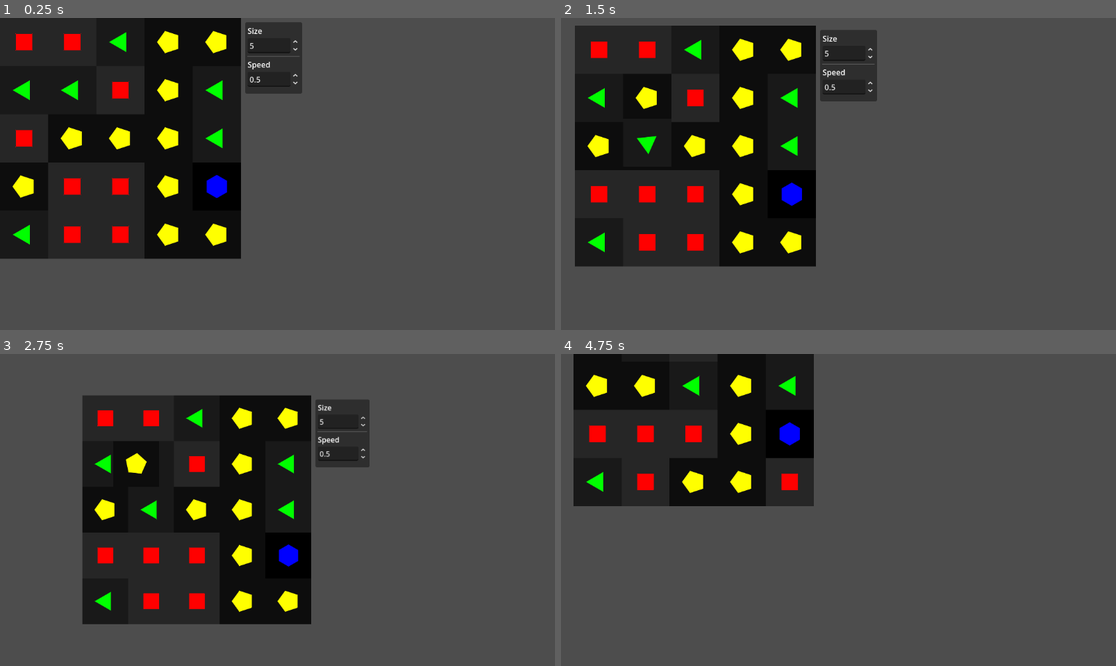
Above: before the commit, frames 1-4 (two rows, left to right).
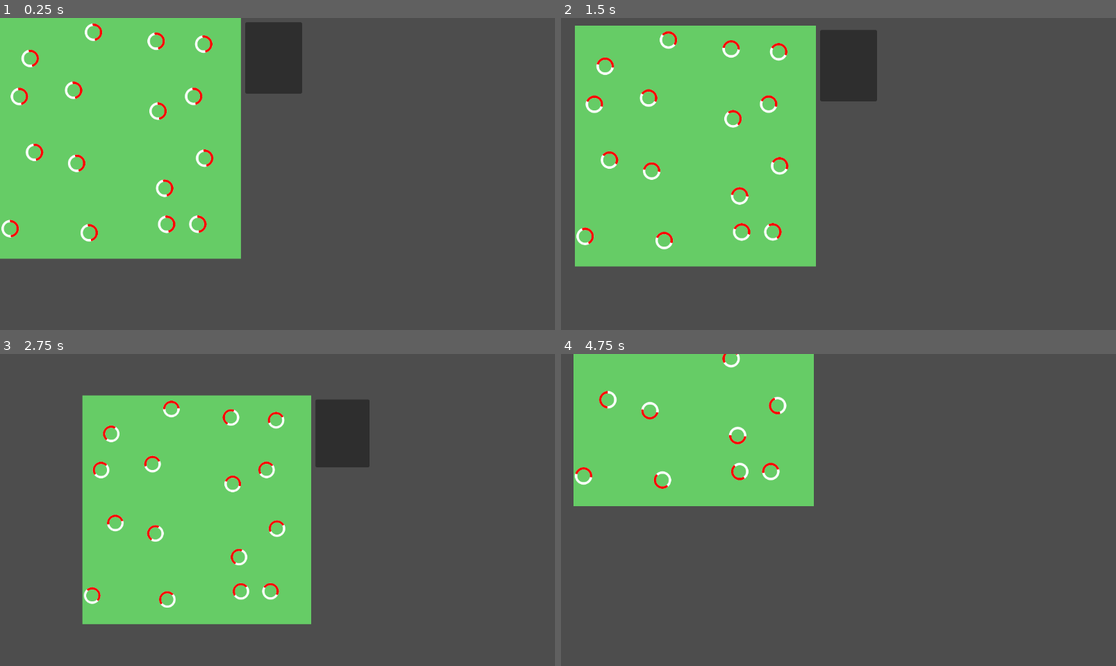
Above: after the commit, the same moments.

Repository: ErikSeewald/Pronicula
Game: Godot game, scene res://scenes/Hamsters.tscn
Same seed, same stepped clock (60 frames per second), same inputs: the game is played once before the commit and once after it. Before the commit the project starts from res://scenes/ColorRect2D.tscn.
Inputs (mouse positions are in pixels of both pictures, inside the frame that each line leads up to):
- Up to frame 1 (0.25 s): no input
- Up to frame 2 (1.5 s): move the mouse to (960, 158) at 0.52 s; hold Middle mouse button (move_around) 0.53-1.25 s; click (960, 158) at 0.67 s; drag from (727, 189) to (810, 236) at 1.27 s
- Up to frame 3 (2.75 s): move the mouse to (333, 441) at 2.02 s; tap Mouse wheel down (zoom_out) at 2.1 s; click (333, 441) at 2.17 s
- Up to frame 4 (4.75 s): drag from (810, 572) to (672, 463) at 2.77 s; move the mouse to (1005, 556) at 3.52 s; tap Mouse wheel up (zoom_in) at 3.6 s; click (1005, 556) at 3.67 s; drag from (672, 463) to (755, 432) at 4.27 s

The runs differ from the first frame. In frame 1, 34% of the frame differs, in the area x 0-54%, y 0-78%; in frame 2, 34%, in the area x 2-57%, y 2-80%; in frame 3, 30%; in frame 4, 21%.

Commit message:
begin hamster shader

Diff:
--- a/project.godot
+++ b/project.godot
@@ -11,7 +11,7 @@
 [application]
 
 config/name="Pronicula"
-run/main_scene="res://scenes/ColorRect2D.tscn"
+run/main_scene="uid://c17hur1cttows"
 config/features=PackedStringArray("4.5", "GL Compatibility")
 boot_splash/show_image=false
 
--- /dev/null
+++ b/scenes/Hamsters.tscn
@@ -0,0 +1,42 @@
+[gd_scene load_steps=5 format=3 uid="uid://c17hur1cttows"]
+
+[ext_resource type="Script" uid="uid://bb7ouwmptxgdo" path="res://addons/pronicula_nodes/floating_container.gd" id="1_g7pv0"]
+[ext_resource type="Shader" uid="uid://c0pp0prqdh7x2" path="res://shaders/demos/hamsters/hamsters.gdshader" id="2_dters"]
+[ext_resource type="Script" uid="uid://cwf1u1tl8g0yp" path="res://scripts/demos/hamsters/hamsters.gd" id="3_g7pv0"]
+
+[sub_resource type="ShaderMaterial" id="ShaderMaterial_58ydm"]
+shader = ExtResource("2_dters")
+shader_parameter/time = 30.0
+shader_parameter/size = 12.0
+shader_parameter/seed = 1
+shader_parameter/jitter_intensity = 2.0
+shader_parameter/inner_wheel_size = 0.3
+shader_parameter/outer_wheel_size = 0.45
+shader_parameter/background_col = Color(0.4, 0.8, 0.4, 1)
+
+[node name="Hamsters" type="Node2D"]
+
+[node name="FloatingContainer" type="Node2D" parent="."]
+script = ExtResource("1_g7pv0")
+metadata/_custom_type_script = "uid://bb7ouwmptxgdo"
+
+[node name="ColorRect" type="ColorRect" parent="FloatingContainer"]
+material = SubResource("ShaderMaterial_58ydm")
+offset_right = 50.0
+offset_bottom = 50.0
+scale = Vector2(10, 10)
+script = ExtResource("3_g7pv0")
+metadata/_edit_use_anchors_ = true
+
+[node name="UI" type="Panel" parent="FloatingContainer"]
+offset_left = 509.0
+offset_top = 9.0
+offset_right = 627.0
+offset_bottom = 157.0
+
+[node name="VBoxContainer" type="VBoxContainer" parent="FloatingContainer/UI"]
+layout_mode = 0
+offset_left = 5.0
+offset_top = 6.0
+offset_right = 112.0
+offset_bottom = 134.0
--- /dev/null
+++ b/scripts/demos/hamsters/hamsters.gd
@@ -0,0 +1,7 @@
+extends ColorRect
+
+var time := 0.0
+
+func _process(delta: float) -> void:
+	time += delta
+	material.set_shader_parameter("time", time)
--- /dev/null
+++ b/shaders/demos/hamsters/hamsters.gdshader
@@ -0,0 +1,65 @@
+shader_type canvas_item;
+#include "res://shaders/util/resource.gdshaderinc"
+#include "res://shaders/util/random.gdshaderinc"
+
+group_uniforms general;
+uniform float time = 0.0;
+uniform float size = 12.0;
+uniform int seed = 1;
+
+group_uniforms wheels;
+uniform float jitter_intensity: hint_range(0.0, 2.0) = 2.0;
+uniform float inner_wheel_size = 0.3;
+uniform float outer_wheel_size = 0.45;
+
+group_uniforms colors;
+uniform vec3 background_col: source_color = vec3(0.4, 0.8, 0.4);
+
+// Samples the procedural SDF wheel texture based on the given UV.
+vec4 sample_wheel(vec2 uv)
+{
+	uv -= vec2(0.5);
+	vec4 value = vec4(1.0, 1.0, 1.0, 0.0);
+
+	float outer = length(uv) - outer_wheel_size;
+	float inner = length(uv) - inner_wheel_size;
+	float alpha = -max(outer, -inner);
+
+	float aa = fwidth(alpha);
+	vec4 circ = vec4(1.0);
+	circ.rgb = mix(circ.rgb, vec3(1.0, 0.0, 0.0), smoothstep(0.0, aa, max(uv.x, 0.0)));
+
+	value = mix(value, circ, smoothstep(0.0, aa, alpha));
+	return value;
+}
+
+// Draws wheels onto the current color at the given grid coordinates.
+vec3 draw_wheels(vec2 coords, vec3 cur_color)
+{
+	//float sin_jitter = 1.7 + sin(time) * 0.3;
+
+	// Define jitter groups within which all tiles are jittered identically
+	const int jitter_bounds = 3;
+	const int center_idx = 1;
+	vec2 jitter_seed = floor(coords  / float(jitter_bounds));
+	coords = jitter(coords, jitter_seed, seed, jitter_intensity);
+
+	// Only draw wheel if the tile is the center of the jitter group
+	ivec2 idx = ivec2(coords);
+	if (idx.x % jitter_bounds == center_idx && idx.y % jitter_bounds == center_idx)
+	{
+		vec2 uv = fract(coords);
+		uv = rotate_around_center(uv, hash_vec2_float(vec2(idx), seed) * time);
+		vec4 wheel = sample_wheel(uv);
+		return mix(cur_color, wheel.rgb, wheel.a);
+	}
+
+	return cur_color;
+}
+
+void fragment()
+{
+	vec2 grid_coords = UV * size;
+	COLOR.rgb = background_col;
+	COLOR.rgb = draw_wheels(grid_coords, COLOR.rgb);
+}
--- a/shaders/demos/switching_tiles/switching_tiles.gdshader
+++ b/shaders/demos/switching_tiles/switching_tiles.gdshader
@@ -40,19 +40,6 @@
 	return square;
 }
 
-/// Rotates the given UV around its center based on the given radians
-vec2 rotateAroundCenter(vec2 uv, float rad)
-{
-	float s = sin(rad);
-	float c = cos(rad);
-	mat2 rot = mat2(vec2(c, s), vec2(-s, c));
-
-	uv -= 0.5;
-	uv = rot * uv;
-	uv += 0.5;
-	return uv;
-}
-
 /// Square (background) with a polygon (foreground) in its center
 /// Uses a regular polygon SDF (derived from Inigo Quilez)
 vec3 sample_polygon_square(vec2 uv, float sides, vec3 background, vec3 foreground)
@@ -80,16 +67,16 @@
 {
 	switch (class)
 	{
-		case 1: if (is_moving) { internal_uv = rotateAroundCenter(internal_uv, time*PI); }
+		case 1: if (is_moving) { internal_uv = rotate_around_center(internal_uv, time*PI); }
 				return sample_polygon_square(internal_uv, 4.0, vec3(0.15, 0.15, 0.15), vec3(1.0, 0.0, 0.0));
 
-		case 2: if (is_moving) { internal_uv = rotateAroundCenter(internal_uv, time*2.0*PI); }
+		case 2: if (is_moving) { internal_uv = rotate_around_center(internal_uv, time*2.0*PI); }
 				return sample_polygon_square(internal_uv, 3.0, vec3(0.1, 0.1, 0.1), vec3(0.0, 1.0, 0.0));
 
-		case 3: if (is_moving) { internal_uv = rotateAroundCenter(internal_uv, time*2.0*PI); }
+		case 3: if (is_moving) { internal_uv = rotate_around_center(internal_uv, time*2.0*PI); }
 				return sample_polygon_square(internal_uv, 5.0, vec3(0.05, 0.05, 0.05), vec3(1.0, 1.0, 0.0));
 
-		default: if (is_moving) { internal_uv = rotateAroundCenter(internal_uv, time*PI); }
+		default: if (is_moving) { internal_uv = rotate_around_center(internal_uv, time*PI); }
 				return sample_polygon_square(internal_uv, 6.0, vec3(0.0, 0.0, 0.0), vec3(0.0, 0.0, 1.0));
 	}
 }
Renamed: scenes/ColorRect2D.tscn -> scenes/SwitchingTiles.tscn
Not shown, added: scripts/demos/hamsters/hamsters.gd.uid
Not shown, added: shaders/demos/hamsters/hamsters.gdshader.uid
Not shown, added: shaders/util/random.gdshaderinc
Not shown, added: shaders/util/random.gdshaderinc.uid
Not shown, changed: shaders/util/resource.gdshaderinc
